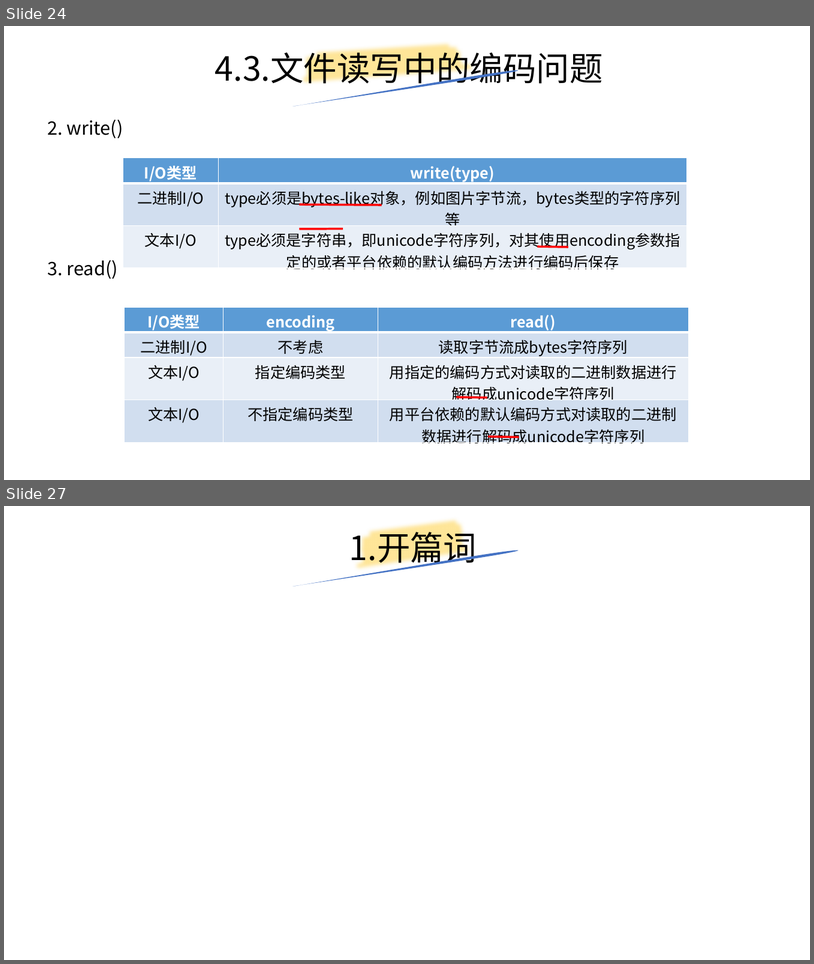
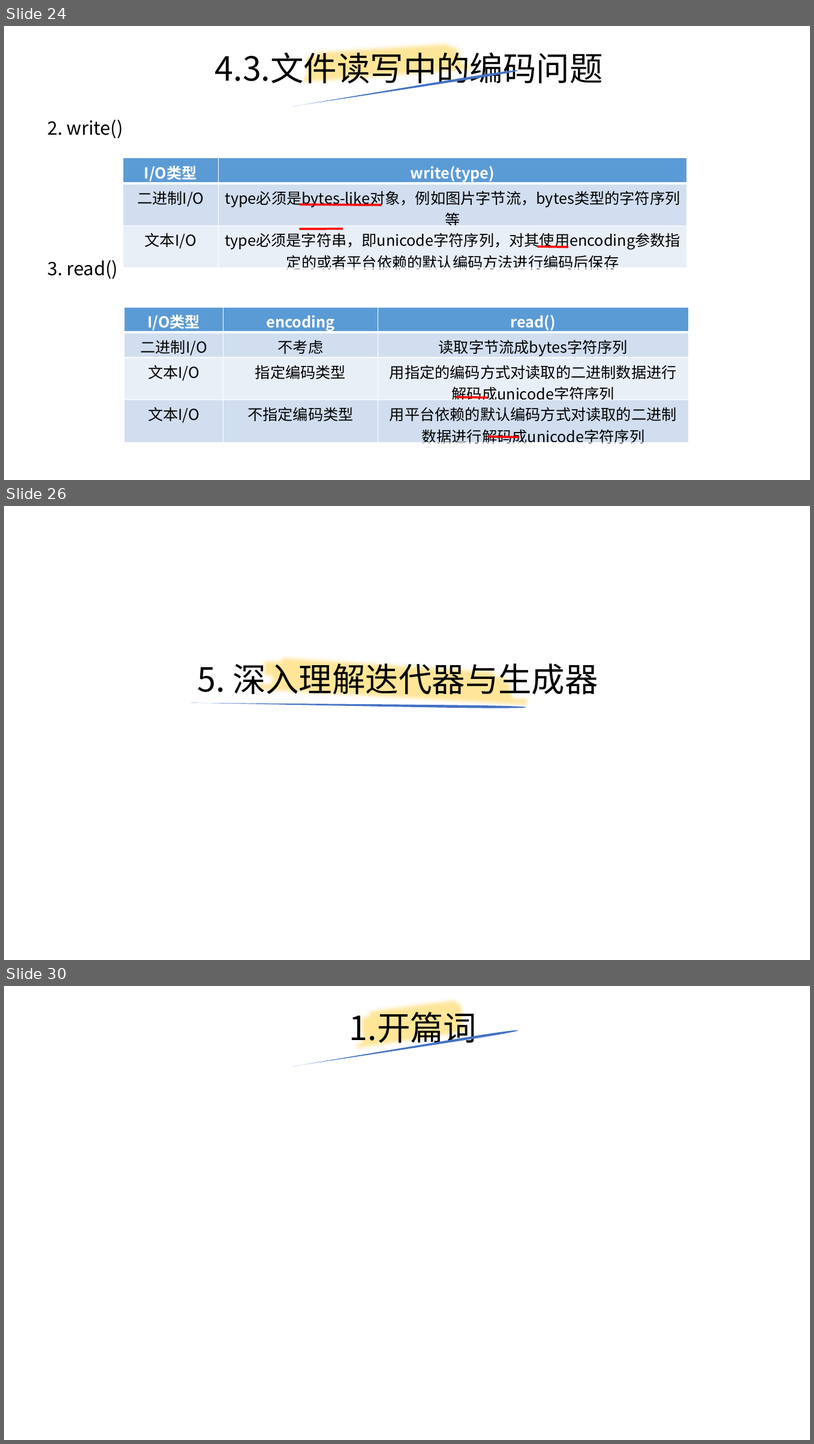
Before and after one commit to yiwenliu/CorePython, a slide deck: PPT/CorePython.pptx. Shown one above the other, each under a label of ours: slides 24 and 27 before the commit, slides 24, 26 and 30 after it; the slides between them are not shown. The pictures are 814x964 and 814x1444 pixels, drawn with LibreOffice and Linux fonts; fonts in the diff are those of the drawing. Boxes give left, top, right and bottom in pixels: in the first picture for what was removed or moved away, otherwise in the second. Text is boxed around its words. In the diff, an @@ line names an element or a change of style, - is before the commit and + after.

```diff
--- a/PPT/CorePython.pptx
+++ b/PPT/CorePython.pptx
@@ slide 26 added at bbox=[4, 506, 810, 960], background #FFFFFF @@
@@ freeform shape added at bbox=[255, 634, 534, 734], outline #FFE699 16 pt @@
@@ title added at bbox=[197, 658, 599, 700], 39.6 pt, text #000000 @@
+5. 深入理解迭代器与生成器
@@ freeform shape added at bbox=[191, 703, 527, 708], fill #4472C4 @@
@@ what was slide 27 is now slide 30 @@
```
Also in this commit, not shown: 1 slide changed, 10 other slides added.
